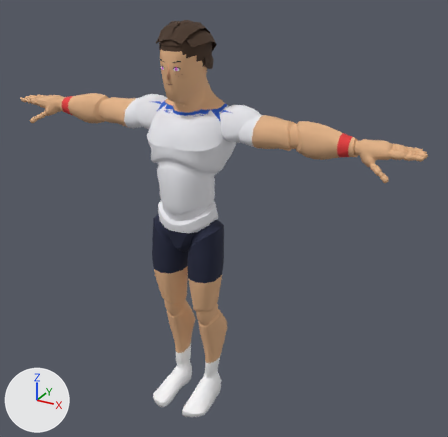
Before and after pictures for a commit that changed the glTF model sweetspot/models/players/p11.glb.
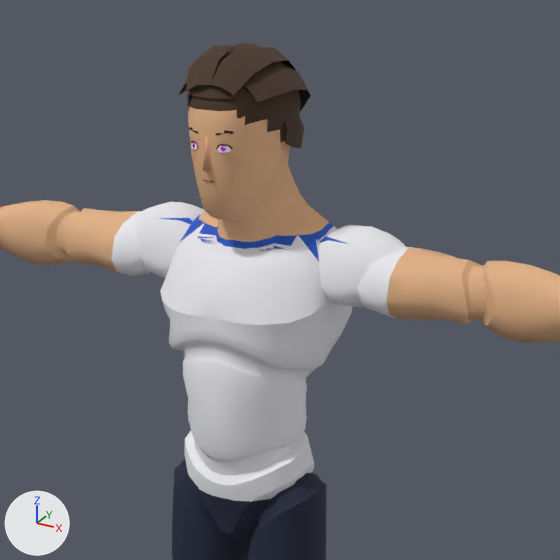
Old and new are each drawn whole from a camera (50 mm lens) standing at (1.42, -2.25, 2.16) and looking at (0.14, 0.09, 0.99) and again close up on the part from 16% to 74% of the width and 0% to 60% of the height. The axes (+X, +Y, +Z) are drawn at lower left. The lights are the same throughout. The last two pictures show the newer version. Vertices at exactly the same position are counted once.

Script lines for the objects in view, before the commit:
```python
mat_face = principled_material('face')
mat_face.texture = img_face_01  # with its transparency
mat_face.roughness = 0.9
me_face = bpy.data.meshes.new('Face')
me_face.from_pydata(...)  # 52 vertices, 72 faces; spans x -0.077..0.077, y -0.13..-0.06, z 1.603..1.758
me_face.materials.append(mat_face)  # picture img_face_01
me_hair = bpy.data.meshes.new('Hair')
me_hair.from_pydata(...)  # 534 vertices, 994 faces; spans x -0.121..0.121, y -0.117..0.144, z 1.438..1.877
me_hair.materials.append(mat_palette)  # picture img_palette
me_mannequin = bpy.data.meshes.new('Mannequin')
me_mannequin.from_pydata(...)  # 7376 vertices, 14507 faces; spans x -1.02..1.02, y -0.21..0.18, z 0.0..1.86
me_mannequin.materials.append(mat_palette)  # picture img_palette
me_nose = bpy.data.meshes.new('Nose')
me_nose.from_pydata(...)  # 6 vertices, 6 faces; spans x -0.0123..0.0123, y -0.1445..-0.1237, z 1.6582..1.7223
me_nose.materials.append(mat_palette)  # picture img_palette
ob_body = bpy.data.objects.new('Body', me_mannequin)
ob_body.location = (0.0, 0.0, 0.0)
ob_face = bpy.data.objects.new('Face', me_face)
ob_face.location = (0.0, 0.0, 0.0)
ob_hair = bpy.data.objects.new('Hair', me_hair)
ob_hair.location = (0.0, 0.0, 0.0)
ob_nose = bpy.data.objects.new('Nose', me_nose)
ob_nose.location = (0.0, 0.0, 0.0)
```
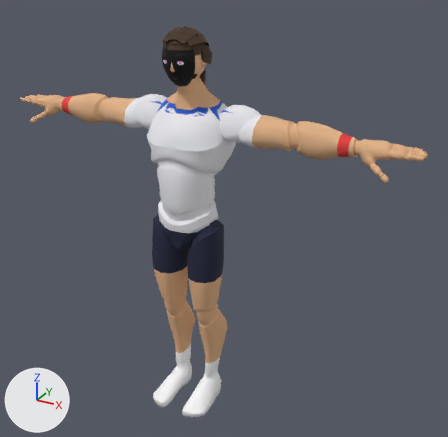
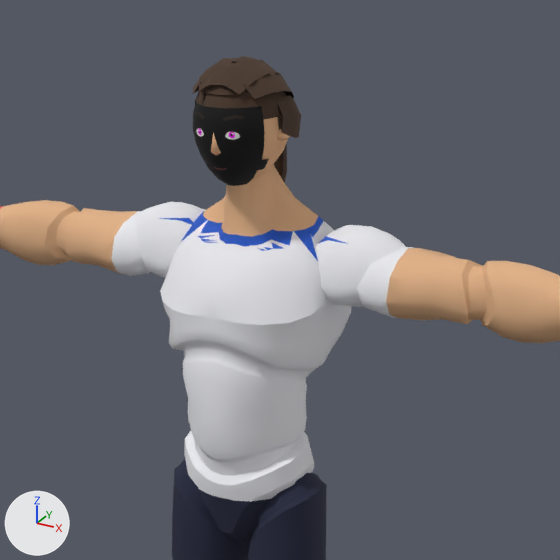
Pixel boxes [x1, y1, x2, y2] of what changed, in the close-ups (560 x 560 px; the box of a moved part takes in the faces that stretch with it):
'Body', reshaped
    before: [0, 95, 560, 560]
    after: [0, 164, 560, 560]
'Hair', reshaped
    before: [179, 43, 311, 150]
    after: [193, 56, 301, 183]
'Face', surface changed, reshaped
    before: [189, 127, 234, 182]
    after: [193, 102, 269, 186]
'Head', added (brown)
    after: [197, 92, 290, 180]
'Nose', deleted
    before: [203, 136, 213, 171]
part 1 of me_mannequin, moved or reshaped
    before: [101, 106, 413, 319]
    after: [101, 164, 413, 319]
part 2 of me_mannequin, surface changed
    before: [189, 95, 285, 143]
part 4 of me_hair, moved or reshaped (not visible before)
    after: [274, 143, 287, 183]
part 5 of me_hair, rebuilt
    before: [187, 54, 301, 150]
    after: [195, 87, 287, 120]
part 6 of me_hair, rebuilt (27% narrower, 22% shorter)
    before: [186, 45, 296, 95]
    after: [199, 56, 279, 95]
part 7 of me_hair, rebuilt
    before: [282, 115, 304, 148]
    after: [277, 95, 301, 138]
part 8 of me_hair, rebuilt (mostly hidden)
    before: [179, 78, 187, 95]
    after: [193, 71, 206, 93]
part 9 of me_hair, rebuilt
    before: [243, 64, 311, 111]
    after: [243, 70, 294, 99]
part 10 of me_hair, deleted (mostly hidden)
    before: [226, 43, 261, 55]

The change, as a diff of the scene's bpy script:
```diff
--- a/sweetspot/models/players/p11.glb.py
+++ b/sweetspot/models/players/p11.glb.py
@@ mat_face @@
 mat_face = principled_material('face')
-mat_face.texture = img_face_01  # with its transparency
+mat_face.texture = img_face_01
 mat_face.roughness = 0.9
@@ me_mannequin @@
-me_mannequin.from_pydata(...)  # 7376 vertices, 14507 faces; spans x -1.02..1.02, y -0.21..0.18, z 0.0..1.86
+me_mannequin.from_pydata(...)  # 7376 vertices, 14507 faces; spans x -1.02..1.02, y -0.21..0.18, z 0.0..1.76
+# me_mannequin part 1: 392 of 7376 vertices moved; they spanned x -0.33..0.33, y -0.13..0.18, z 1.36..1.86 and now span x -0.33..0.33, y -0.06..0.17, z 1.36..1.76; mean shift (0.0, 0.0, 0.0); largest move (-0.14, 0.09, 1.53) -> (0.12, 0.03, 1.53)
+# me_mannequin part 2: 186 kept faces spanning x -0.04..0.04, y -0.05..0.05, z 1.66..1.76 get new texture (UV) coordinates
+# other edits to the shape of me_mannequin do not show in these pictures
 me_mannequin.materials.append(mat_palette)
@@ me_face @@
-me_face.from_pydata(...)  # 52 vertices, 72 faces; spans x -0.077..0.077, y -0.13..-0.06, z 1.603..1.758
+me_face.from_pydata(...)  # 100 vertices, 158 faces; spans x -0.082..0.082, y -0.107..-0.024, z 1.615..1.771
+# me_face part 3: the whole mesh is rebuilt
 me_face.materials.append(mat_face)
@@ me_hair @@
-me_hair.from_pydata(...)  # 534 vertices, 994 faces; spans x -0.121..0.121, y -0.117..0.144, z 1.438..1.877
+me_hair.from_pydata(...)  # 533 vertices, 994 faces; spans x -0.105..0.105, y -0.086..0.145, z 1.458..1.852
+# me_hair part 4: the loose piece of 110 vertices spanning x -0.041..0.041, y 0.033..0.144, z 1.438..1.721 is moved by (0.0, 0.001, 0.019)
+# me_hair part 5: the loose piece of 215 vertices spanning x -0.101..0.101, y -0.117..0.126, z 1.657..1.864 is rebuilt with 215 vertices and now spans x -0.092..0.092, y -0.085..0.118, z 1.674..1.839
+# me_hair part 6: the loose piece of 59 vertices spanning x -0.083..0.083, y -0.117..0.129, z 1.691..1.871 is rebuilt with 88 vertices and now spans x -0.069..0.069, y -0.086..0.125, z 1.71..1.852
+# me_hair part 7: the loose piece of 30 vertices spanning x 0.0..0.112, y -0.015..0.117, z 1.679..1.756 is rebuilt with 30 vertices and now spans x 0.0..0.105, y -0.016..0.12, z 1.697..1.78
+# me_hair part 8: the loose piece of 30 vertices spanning x -0.121..0.0, y -0.09..0.125, z 1.691..1.846 is rebuilt with 30 vertices and now spans x -0.095..0.0, y -0.069..0.123, z 1.71..1.84
+# me_hair part 9: the loose piece of 30 vertices spanning x 0.0..0.121, y -0.09..0.125, z 1.691..1.846 is rebuilt with 30 vertices and now spans x 0.0..0.095, y -0.069..0.123, z 1.71..1.84
+# me_hair part 10: 30 vertices removed from x -0.038..0.038, y -0.037..0.141, z 1.691..1.877
+# other edits to the shape of me_hair do not show in these pictures
 me_hair.materials.append(mat_palette)
@@ ob_nose @@
-ob_nose = bpy.data.objects.new('Nose', me_nose)
@@ ob_head @@
+ob_head = bpy.data.objects.new('Head', me_head)  # 531 vertices, 1043 faces; spans x -0.101..0.101, y -0.113..0.111, z 1.607..1.832; in mat_palette (picture img_palette)
+ob_head.location = (0.0, 0.0, 0.0)
```
